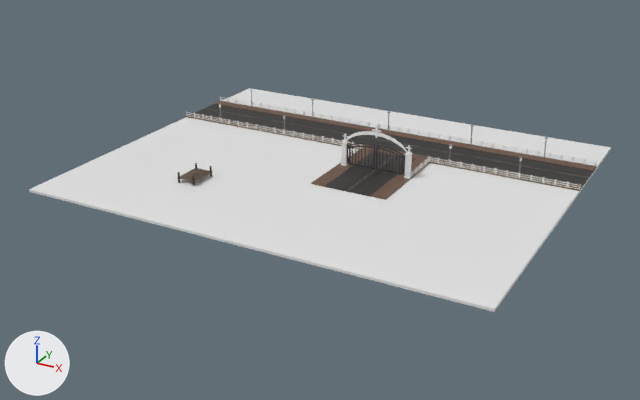
Before and after pictures for a commit that changed the FBX model Assets/Terrain.fbx.
One viewpoint serves both versions: a 50 mm lens placed at (61.3, -129.5, 53.2), pointed at (-2.5, -13.5, -4.8). Every picture has the same lights, and +X, +Y and +Z are marked at lower left. Where no turn or scale is listed for an object, it has been applied to the vertices.
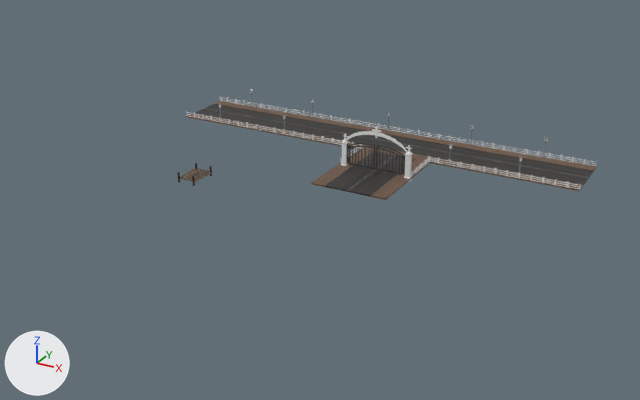
Edits to the scene script, one JSON object a line:
```json
{"op": "remove", "block": "ob_cylinder_049", "code": ["ob_cylinder_049 = bpy.data.objects.new('Cylinder.049', me_cylinder_067)", "ob_cylinder_049.location = (27.9, 0.2, 0.1)"]}
{"op": "remove", "block": "ob_cylinder_046", "code": ["ob_cylinder_046 = bpy.data.objects.new('Cylinder.046', me_cylinder_063)", "ob_cylinder_046.location = (20.1, 0.2, 0.1)"]}
{"op": "remove", "block": "ob_cylinder_002", "code": ["ob_cylinder_002 = bpy.data.objects.new('Cylinder.002', me_cylinder_088)", "ob_cylinder_002.location = (29.8, 0.2, 0.1)"]}
{"op": "remove", "block": "ob_cube", "code": ["ob_cube = bpy.data.objects.new('Cube', me_cube)", "ob_cube.location = (-1.6, 8.6, -0.5)"]}
```

Where the change shows, as pixel boxes (x1, y1, x2, y2) in the pictures (640 x 400 px):
```json
{"object": "Cube", "change": "deleted", "before": [29, 88, 611, 312]}
```
